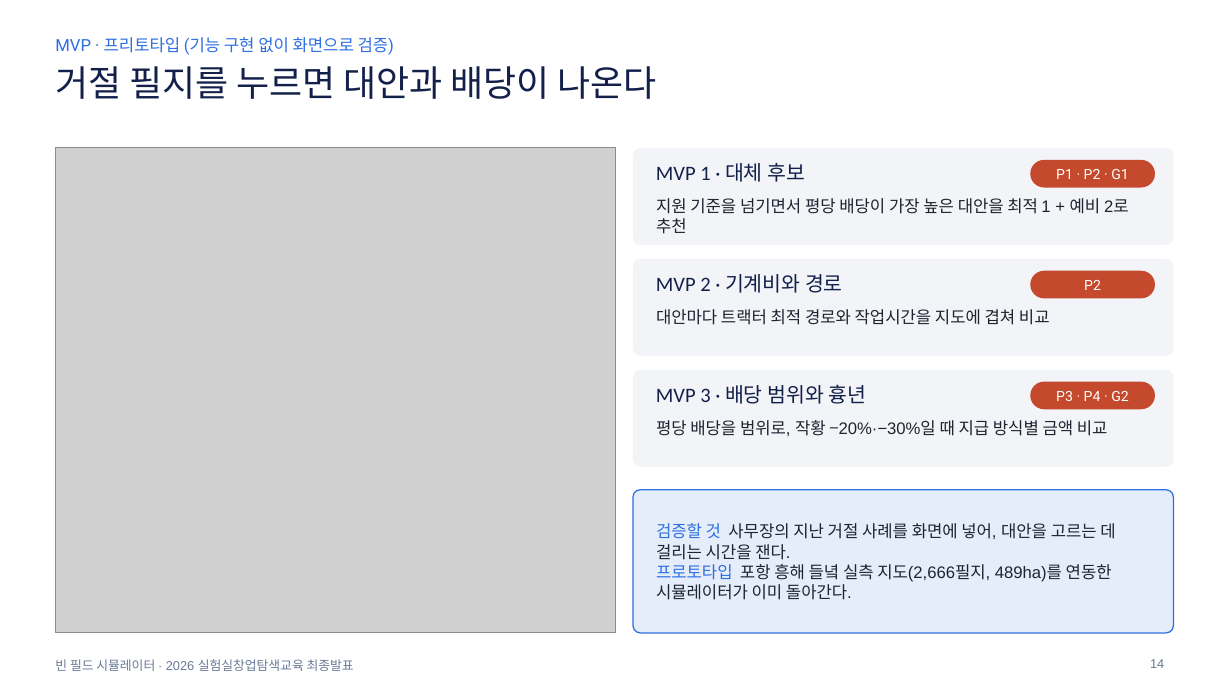
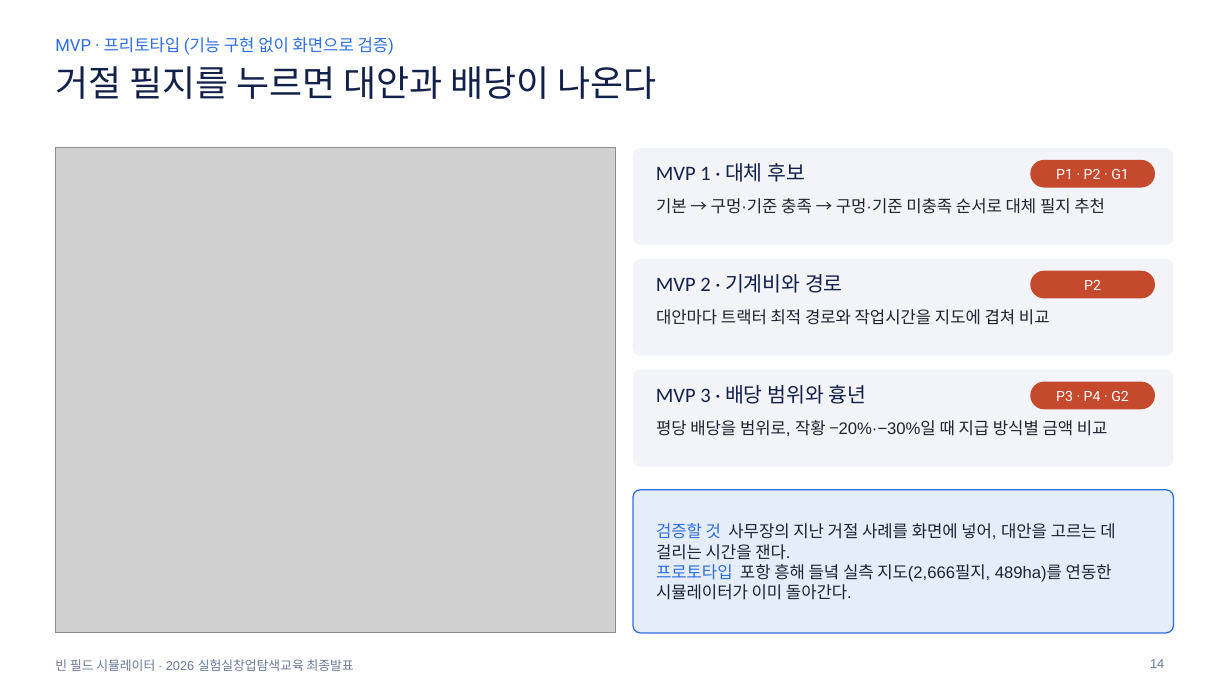
Before and after one commit to yean1234/Cooperative-farming-system, a slide deck: slide 14 of docs/빈필드시뮬레이터_최종발표.pptx. Drawn at 1232x693 pixels with LibreOffice and Linux fonts; fonts in the diff are those of the drawing; grey boxes stand for pictures. Boxes give left, top, right and bottom in pixels: in the first picture for what was removed or moved away, otherwise in the second. Text is boxed around its words. In the diff, an @@ line names an element or a change of style, - is before the commit and + after.

```diff
--- a/docs/빈필드시뮬레이터_최종발표.pptx
+++ b/docs/빈필드시뮬레이터_최종발표.pptx
@@ text at (656, 198, 1105, 214): text changed @@
-지원 기준을 넘기면서 평당 배당이 가장 높은 대안을 최적 1 + 예비 2로 추천
+기본 → 구멍·기준 충족 → 구멍·기준 미충족 순서로 대체 필지 추천
```
Also in this commit, not shown: 2 other slides changed, 1 other file.
